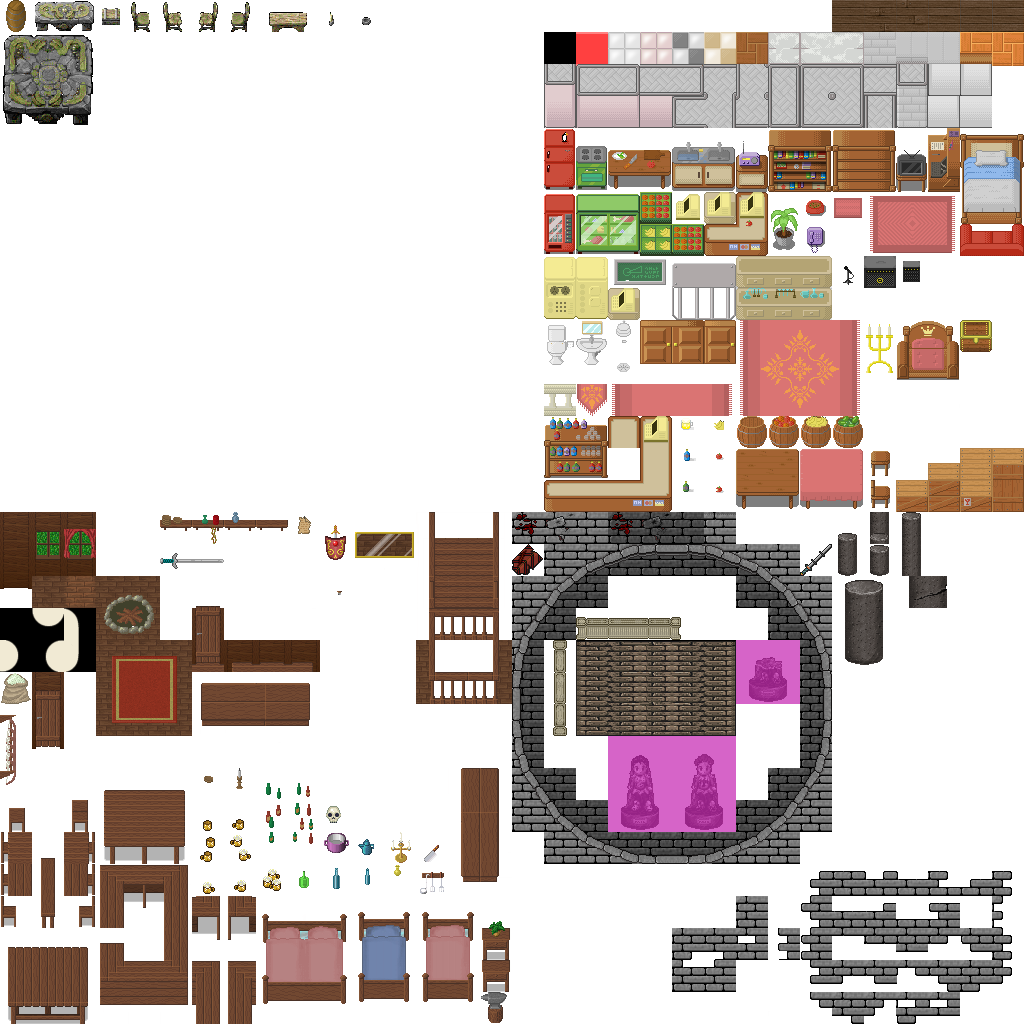
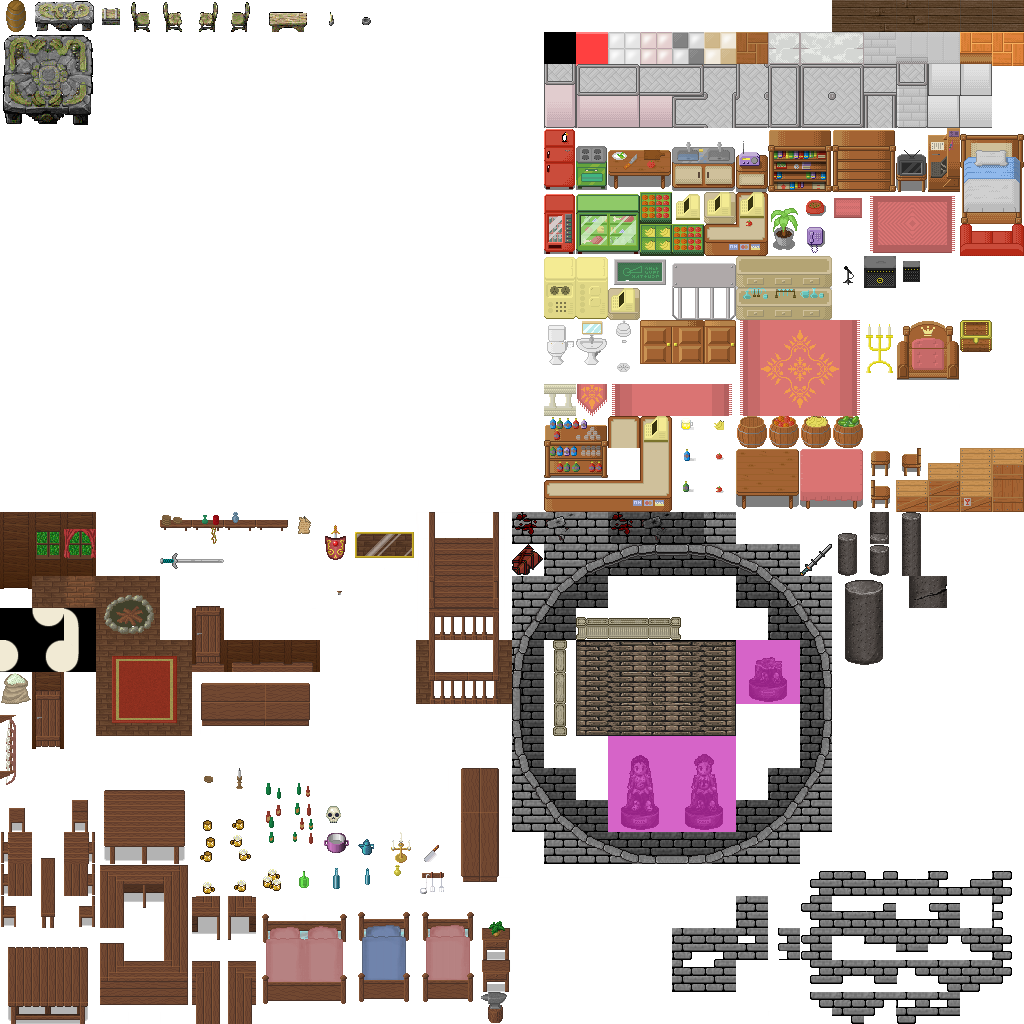
The second 1024 × 1024 image is a revision of the first. Changes to its layers:
painted on "Hintergrund" over [902, 448, 921, 476]
